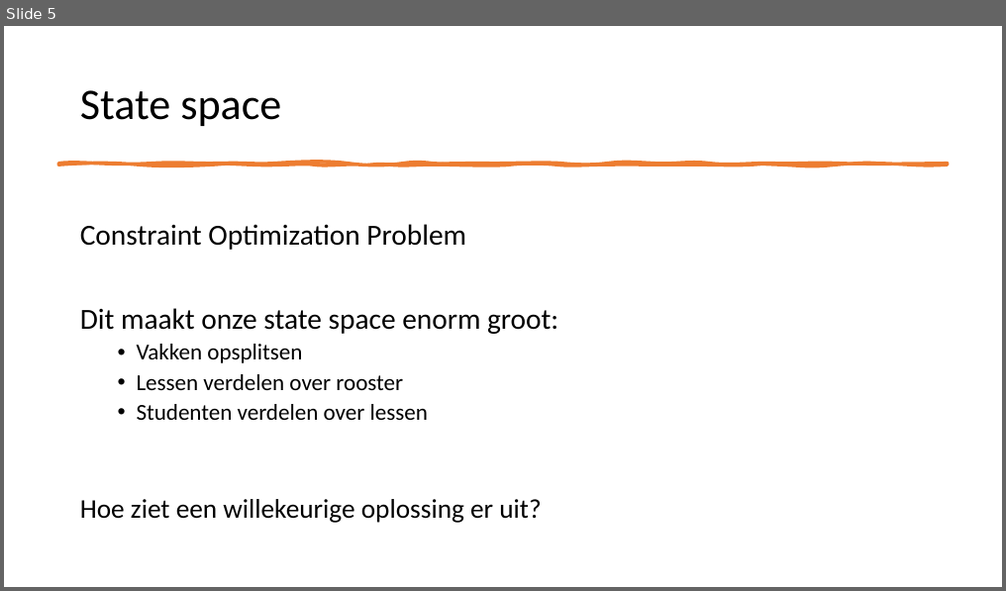
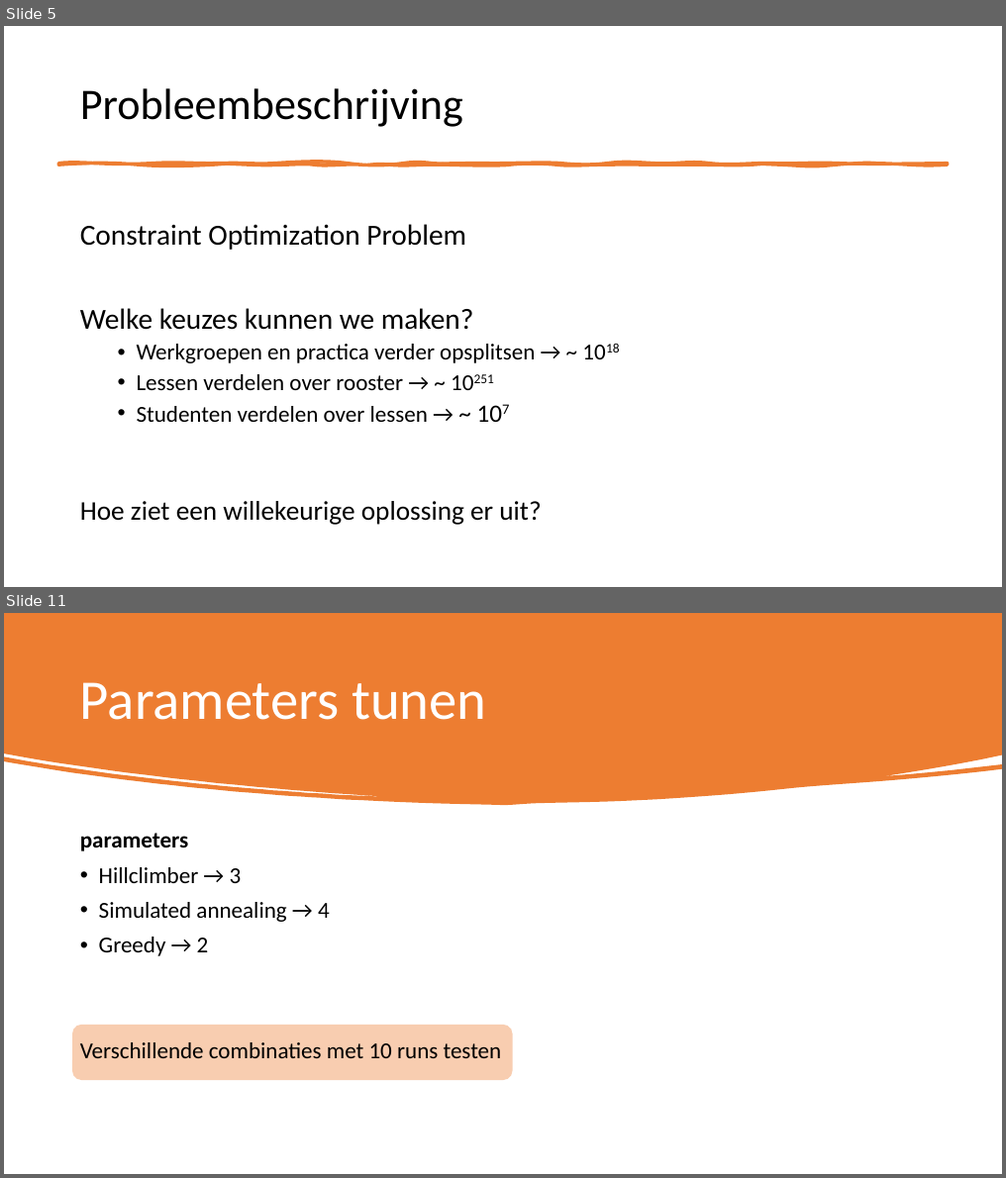
Before and after one commit to NinaAlblasMinorAI/RoosterRulers, a slide deck: doc/Presentatie.pptx. Shown one above the other, each under a label of ours: slide 5 before the commit, slides 5 and 11 after it; the slides between them are not shown. The pictures are 1006x591 and 1006x1178 pixels, drawn with LibreOffice and Linux fonts; fonts in the diff are those of the drawing. Boxes give left, top, right and bottom in pixels: in the first picture for what was removed or moved away, otherwise in the second. Text is boxed around its words. In the diff, an @@ line names an element or a change of style, - is before the commit and + after.

```diff
--- a/doc/Presentatie.pptx
+++ b/doc/Presentatie.pptx
@@ slide 11 added at [4,613,1002,1174], background #FFFFFF @@
@@ freeform shape added at [4,613,1002,805], fill #ED7D31 @@
@@ title added at [80,682,486,720], 54 pt, text #FFFFFF @@
+Parameters tunen
@@ text added at [80,833,502,1059], 22 pt, text #000000 @@
+parameters
+• Hillclimber → 3
+• Simulated annealing → 4
+• Greedy → 2
+Verschillende combinaties met 10 runs testen
@@ rounded rectangle added at [72,1025,512,1080], fill #ED7D31 at 38% opacity @@
@@ slide 5 changed as well @@
@@ title at [80,88,463,127]: text changed @@
-State space
+Probleembeschrijving
@@ text at [80,308,535,422]: text changed @@
-Dit maakt onze state space enorm groot:
-  • Vakken opsplitsen
-  • Lessen verdelen over rooster
-  • Studenten verdelen over lessen
+Welke keuzes kunnen we maken?
+  • Werkgroepen en practica verder opsplitsen → ~ 1018
+  • Lessen verdelen over rooster → ~ 10251
+  • Studenten verdelen over lessen → ~ 107
```
Also in this commit, not shown: 10 other slides changed, 10 other slides added, 5 slides removed, 7 other files.
